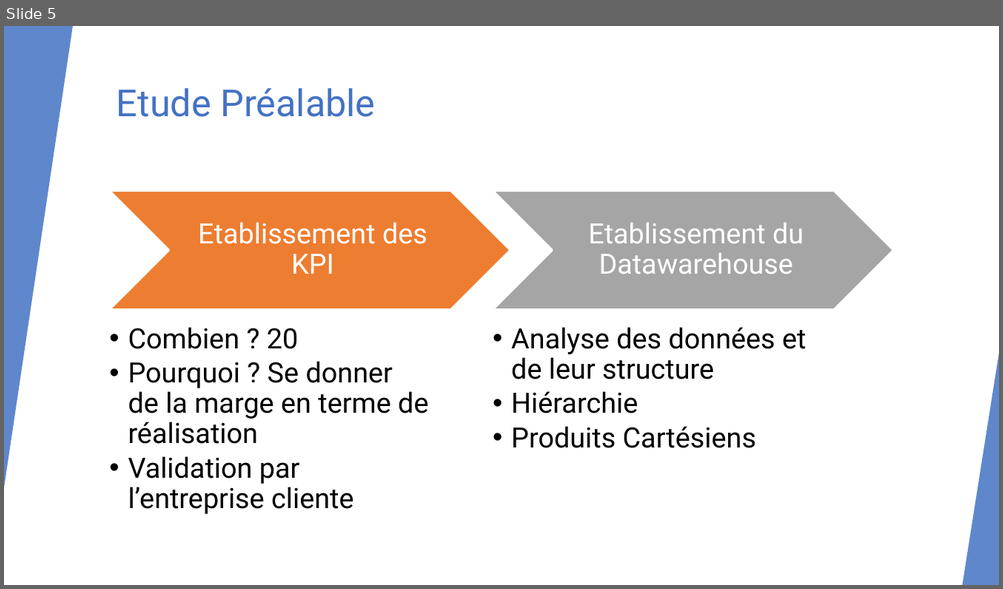
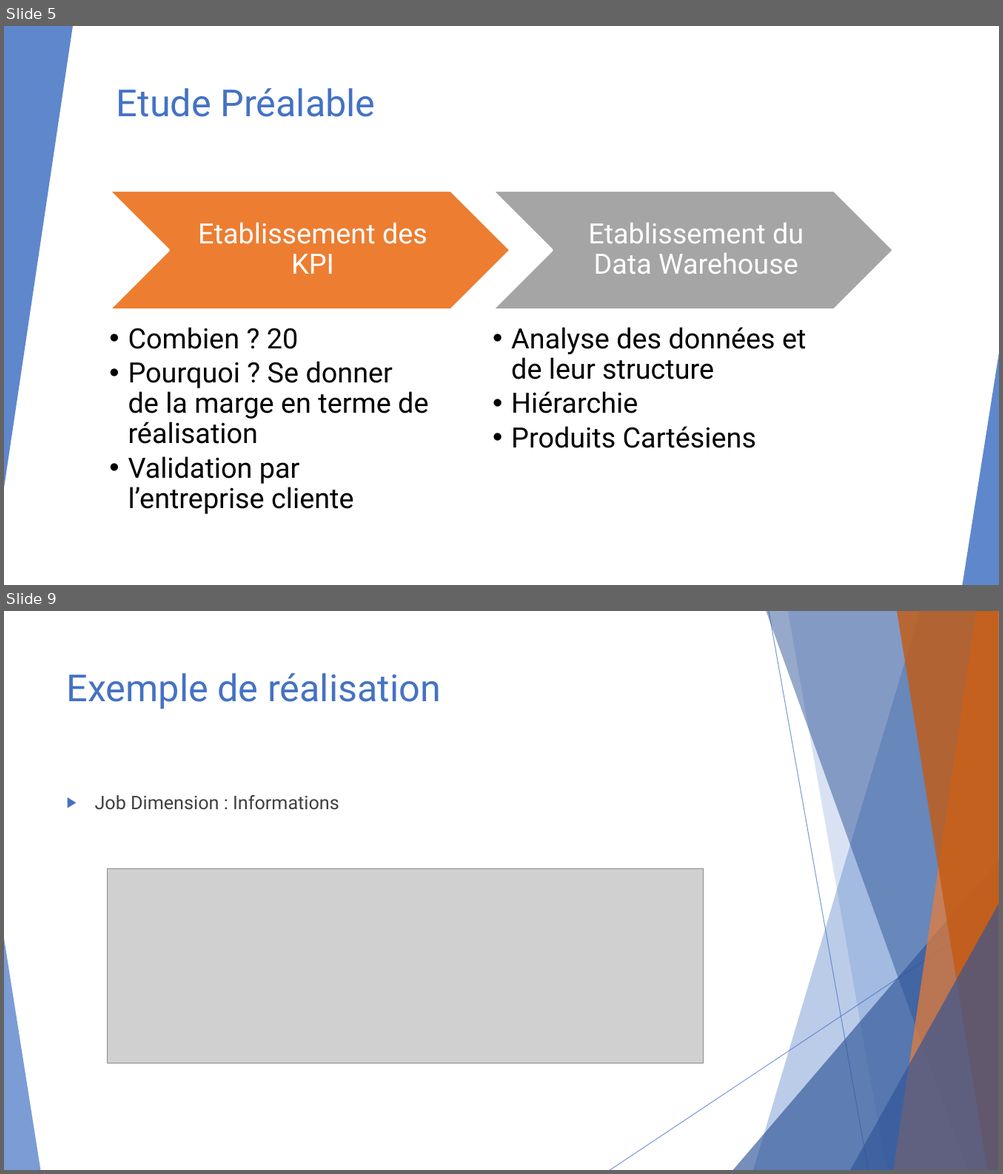
Before and after one commit to ThomasGille/Projet-BI, a slide deck: Ressources/Soutenance Projet-BI.pptx. Shown one above the other, each under a label of ours: slide 5 before the commit, slides 5 and 9 after it; the slides between them are not shown. The pictures are 1003x589 and 1003x1174 pixels, drawn with LibreOffice and Linux fonts; fonts in the diff are those of the drawing; grey boxes stand for pictures. Boxes give left, top, right and bottom in pixels: in the first picture for what was removed or moved away, otherwise in the second. Text is boxed around its words. In the diff, an @@ line names an element or a change of style, - is before the commit and + after.

```diff
--- a/Ressources/Soutenance Projet-BI.pptx
+++ b/Ressources/Soutenance Projet-BI.pptx
@@ slide 9 added at [4,611,999,1170], background #FFFFFF; not listed: 10 template elements that a slide beside it also shows @@
@@ title added at [67,673,441,709], 36 pt, text #4472C4 @@
+Exemple de réalisation
@@ text added at [95,795,339,810], 18 pt, text #404040 @@
+▶ Job Dimension : Informations
@@ picture added at [107,869,703,1063] @@
@@ slide 5 changed as well @@
@@ text at [588,223,803,274]: text changed @@
-Etablissement du Datawarehouse
+Etablissement du Data Warehouse
```
Also in this commit, not shown: 4 other slides changed, 7 other slides added, 1 slide removed, 4 other files.
